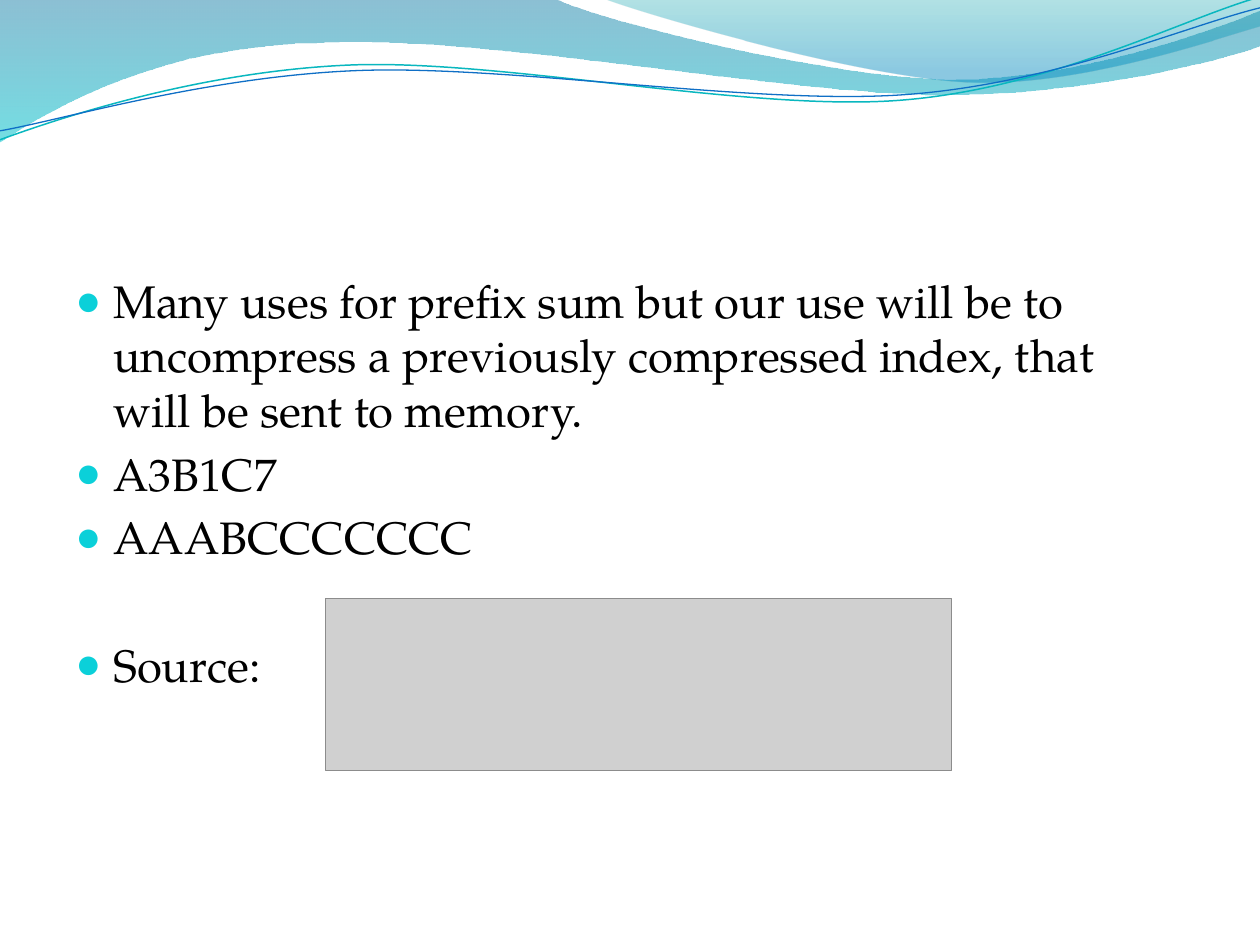
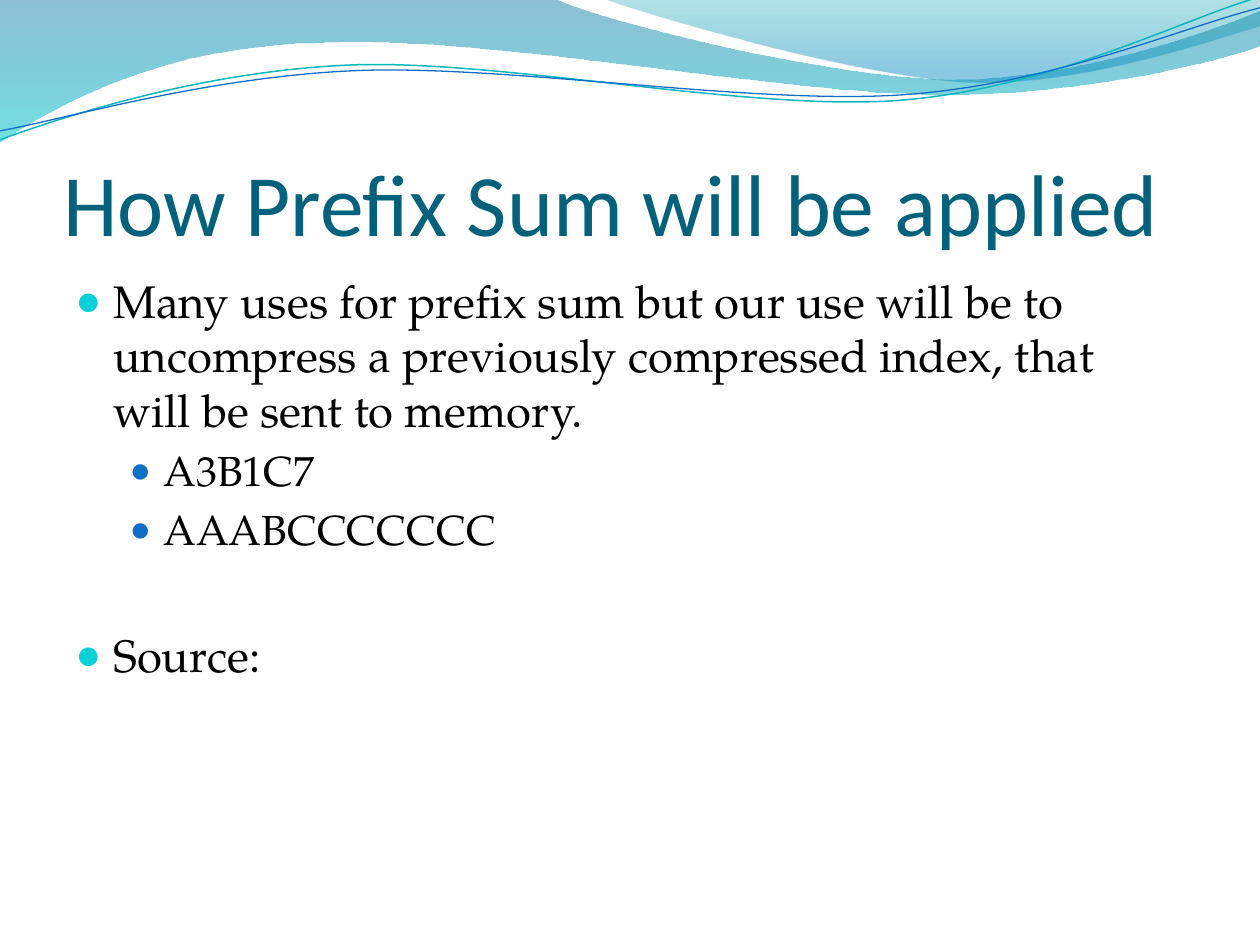
Before and after one commit to edvelezg/unb-pdp2, a slide deck: slide 8 of Project/InterimPresentation.pptx (slide 3 before the commit). Drawn at 1260x945 pixels with LibreOffice and Linux fonts; fonts in the diff are those of the drawing; grey boxes stand for pictures; background and template pictures are left out. Boxes give left, top, right and bottom in pixels: in the first picture for what was removed or moved away, otherwise in the second. Text is boxed around its words. In the diff, an @@ line names an element or a change of style, - is before the commit and + after.

```diff
--- a/Project/InterimPresentation.pptx
+++ b/Project/InterimPresentation.pptx
@@ title added at (63,175,1157,250), 50 pt, text #04617B @@
+How Prefix Sum will be applied
@@ text at (164,456,496,546): size 26 to 24 pt in "A3B1C7", "AAABCCCCCCC"; list level 1 to 2 in "A3B1C7"; bullet colour #0BD0D9 to #0F6FC6; list level 1 to 2 in "AAABCCCCCCC" @@
@@ picture removed at (325,598,951,770) @@
```
Also in this commit, not shown: 3 other slides changed, 4 slides added, 29 slides removed, 2 other files.
